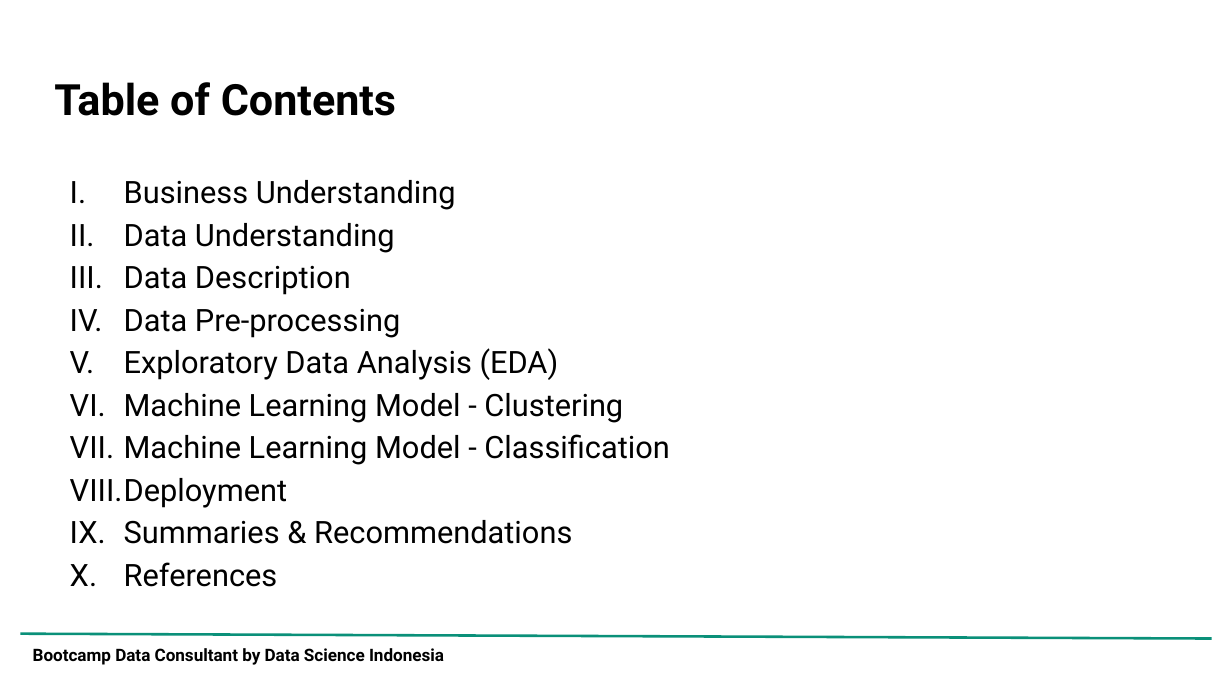
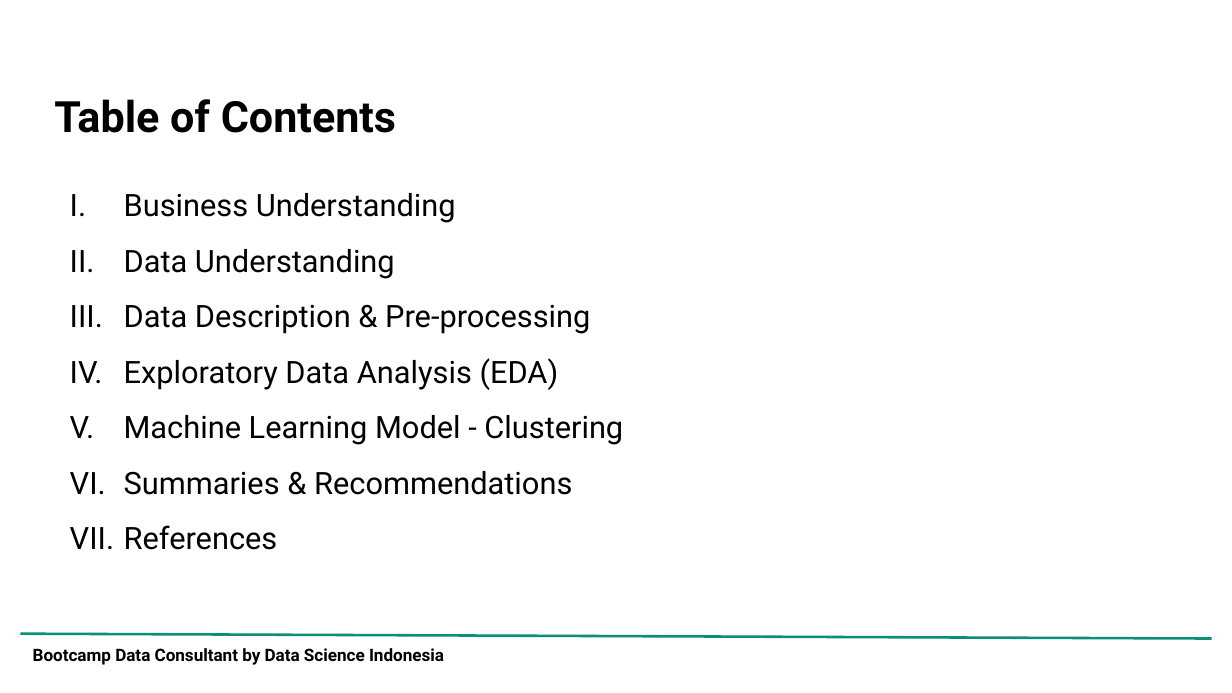
Before and after one commit to adrn-mm/DSLS_Mini-Project-DS_Adrian-Maulana-Muhammad, a slide deck: slide 2 of reports/Project Report_Mini Project DS_Adrian Maulana Muhammad.pptx. Drawn at 1232x693 pixels with LibreOffice and Linux fonts; fonts in the diff are those of the drawing; background and template pictures are left out. Boxes give left, top, right and bottom in pixels: in the first picture for what was removed or moved away, otherwise in the second. Text is boxed around its words. In the diff, an @@ line names an element or a change of style, - is before the commit and + after.

```diff
--- a/reports/Project Report_Mini Project DS_Adrian Maulana Muhammad.pptx
+++ b/reports/Project Report_Mini Project DS_Adrian Maulana Muhammad.pptx
@@ title "Table of Contents": place and size @@
-title "Table of Contents" at (54, 82, 396, 116)
+title "Table of Contents" at (54, 99, 396, 133)
@@ text at (124, 193, 623, 550): line spacing 1.15 to 1.5 @@
@@ text at (124, 305, 590, 334): text changed @@
-III. Data Description
-IV. Data Pre-processing
+III. Data Description & Pre-processing
@@ text at (70, 434, 670, 508): paragraphs removed @@
-VII. Machine Learning Model - Classification
-VIII. Deployment
```
Also in this commit, not shown: 6 other slides changed, 34 slides added, 6 slides removed, 4 other files.
